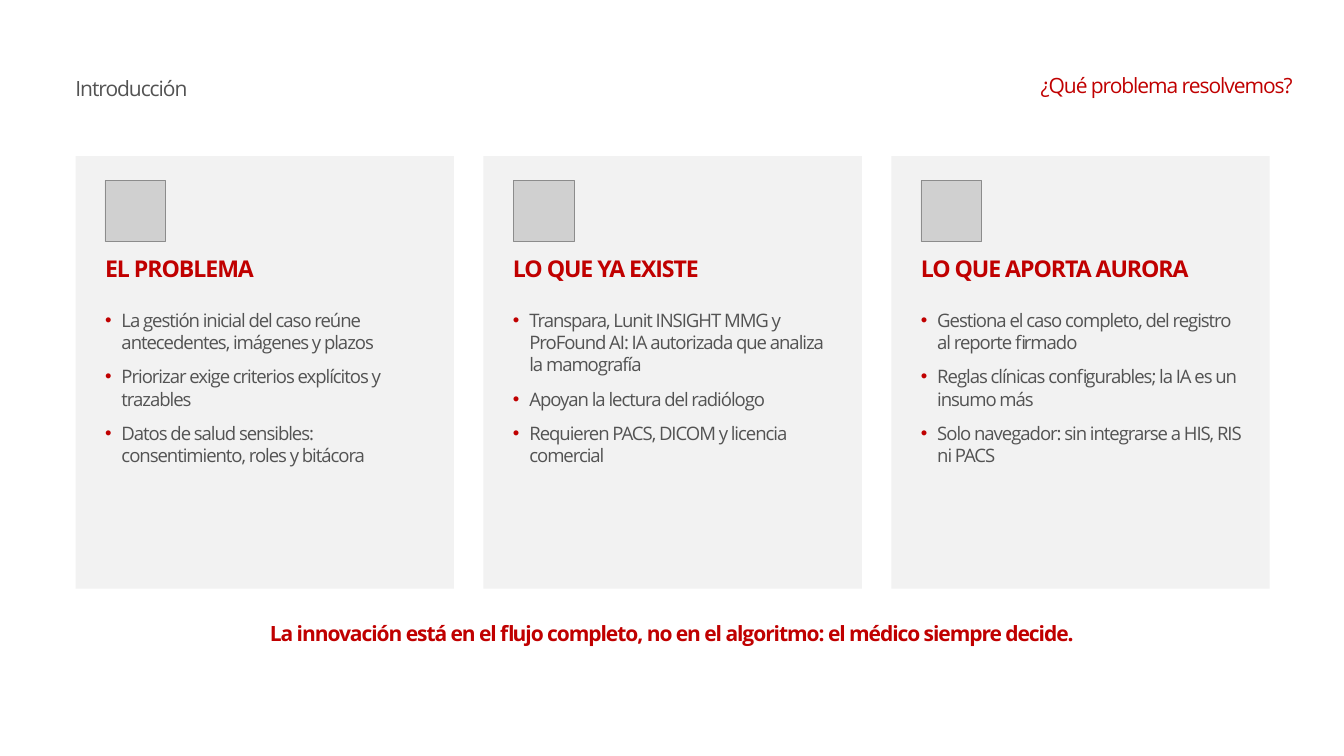
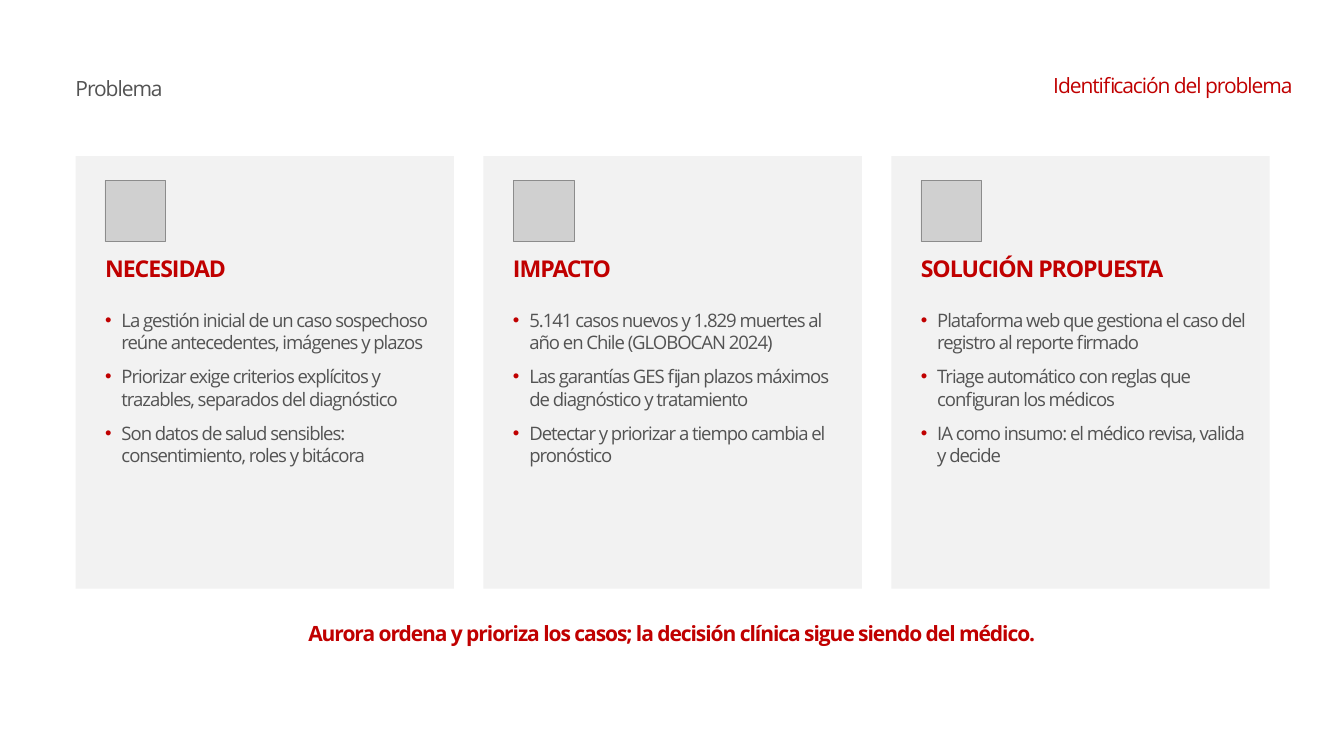
Before and after one commit to conEFE/Proyecto-Aurora, a slide deck: slide 2 of docs/informe_final/presentacion/Presentacion_Aurora_Informe_Final.pptx. Drawn at 1344x756 pixels with LibreOffice and Linux fonts; fonts in the diff are those of the drawing; grey boxes stand for pictures; background and template pictures are left out. Boxes give left, top, right and bottom in pixels: in the first picture for what was removed or moved away, otherwise in the second. Text is boxed around its words. In the diff, an @@ line names an element or a change of style, - is before the commit and + after.

```diff
--- a/docs/informe_final/presentacion/Presentacion_Aurora_Informe_Final.pptx
+++ b/docs/informe_final/presentacion/Presentacion_Aurora_Informe_Final.pptx
@@ text at (x1=75, y1=80, x2=162, y2=96): text changed @@
-Introducción
+Problema
@@ text at (x1=1053, y1=77, x2=1292, y2=98): text changed @@
-¿Qué problema resolvemos?
+Identificación del problema
@@ text at (x1=105, y1=260, x2=226, y2=278): text changed @@
-EL PROBLEMA
+NECESIDAD
@@ text at (x1=513, y1=260, x2=611, y2=278): text changed @@
-LO QUE YA EXISTE
+IMPACTO
@@ text at (x1=921, y1=256, x2=1163, y2=278): text changed @@
-LO QUE APORTA AURORA
+SOLUCIÓN PROPUESTA
@@ text at (x1=121, y1=313, x2=428, y2=467): text changed @@
-• La gestión inicial del caso reúne antecedentes, imágenes y plazos
-• Priorizar exige criterios explícitos y trazables
-• Datos de salud sensibles: consentimiento, roles y bitácora
+• La gestión inicial de un caso sospechoso reúne antecedentes, imágenes y plazos
+• Priorizar exige criterios explícitos y trazables, separados del diagnóstico
+• Son datos de salud sensibles: consentimiento, roles y bitácora
@@ text at (x1=529, y1=313, x2=829, y2=467): text changed @@
-• Transpara, Lunit INSIGHT MMG y ProFound AI: IA autorizada que analiza la mamografía
-• Apoyan la lectura del radiólogo
-• Requieren PACS, DICOM y licencia comercial
+• 5.141 casos nuevos y 1.829 muertes al año en Chile (GLOBOCAN 2024)
+• Las garantías GES fijan plazos máximos de diagnóstico y tratamiento
+• Detectar y priorizar a tiempo cambia el pronóstico
@@ text at (x1=937, y1=313, x2=1245, y2=467): text changed @@
-• Gestiona el caso completo, del registro al reporte firmado
-• Reglas clínicas configurables; la IA es un insumo más
-• Solo navegador: sin integrarse a HIS, RIS ni PACS
+• Plataforma web que gestiona el caso del registro al reporte firmado
+• Triage automático con reglas que configuran los médicos
+• IA como insumo: el médico revisa, valida y decide
@@ text at (x1=308, y1=625, x2=1035, y2=646): text changed @@
-La innovación está en el flujo completo, no en el algoritmo: el médico siempre decide.
+Aurora ordena y prioriza los casos; la decisión clínica sigue siendo del médico.
```
Also in this commit, not shown: 10 other slides changed, 12 slides added, 2 other files.
